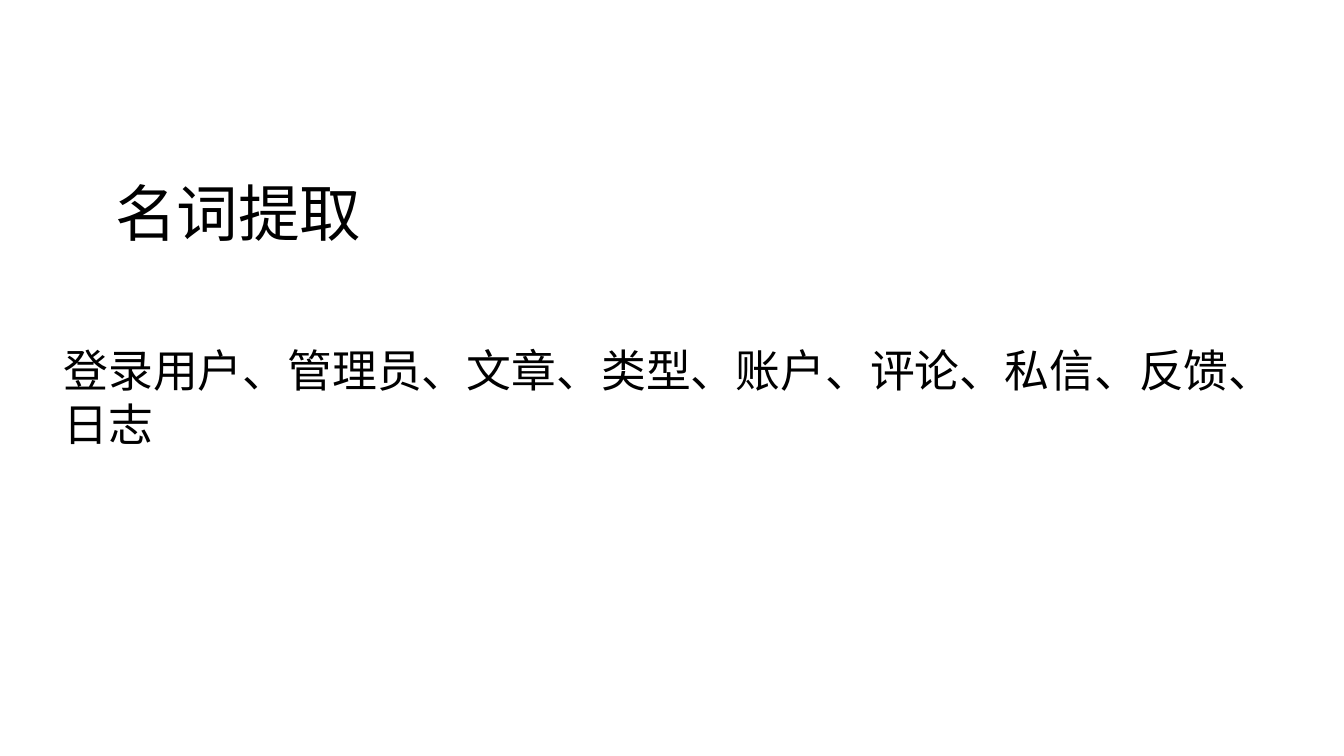
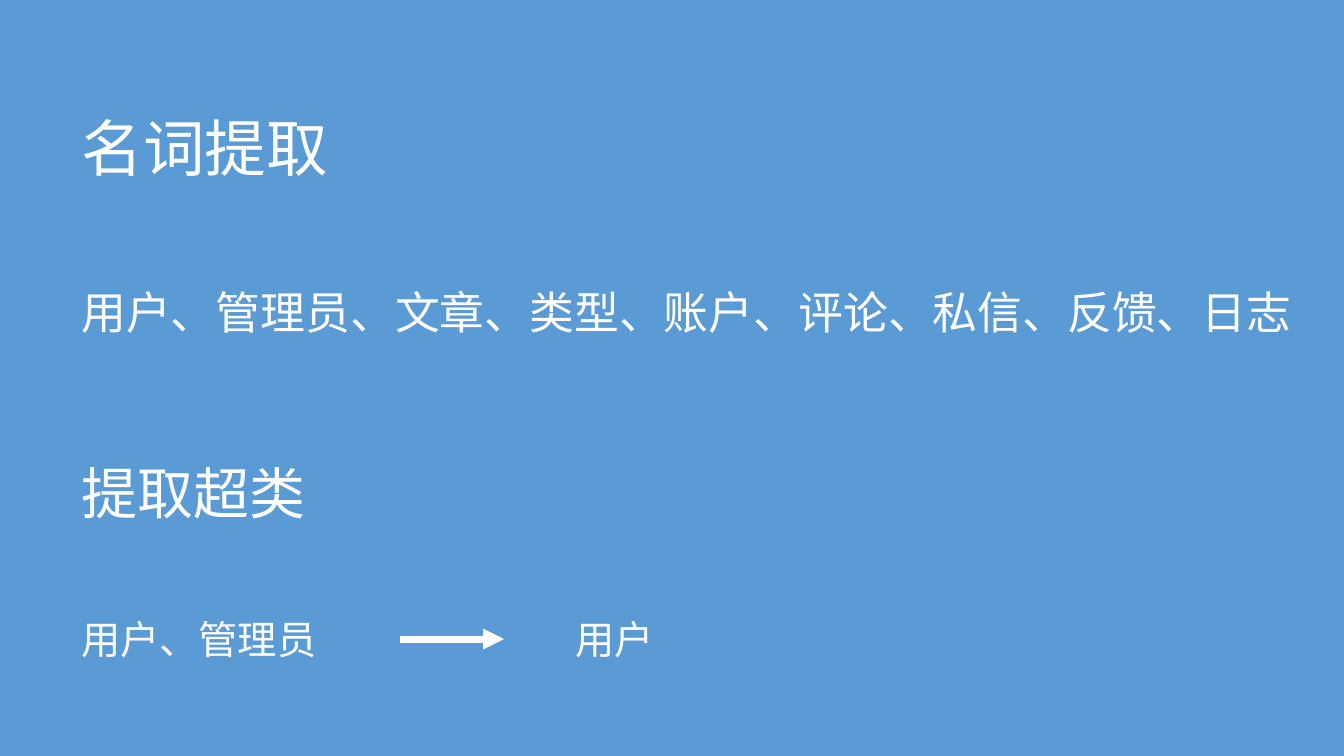
Before and after one commit to gitxiaowen/Docs, a slide deck: slide 5 of 类图迭代.pptx (slide 4 before the commit). Drawn at 1344x756 pixels with LibreOffice and Linux fonts; fonts in the diff are those of the drawing. Boxes give left, top, right and bottom in pixels: in the first picture for what was removed or moved away, otherwise in the second. Text is boxed around its words. In the diff, an @@ line names an element or a change of style, - is before the commit and + after.

```diff
--- a/类图迭代.pptx
+++ b/类图迭代.pptx
@@ background #FFFFFF to #5B9BD5 @@
@@ title "名词提取": place and size @@
-title "名词提取" at box(115, 184, 361, 241)
+title "名词提取" at box(81, 119, 327, 176)
@@ title "名词提取" at box(81, 119, 327, 176): font Calibri to Noto Sans CJK SC, text colour #000000 to #FFFFFF @@
@@ text at box(81, 291, 1291, 333): text changed; text colour #000000 to #FFFFFF @@
-登录用户、管理员、文章、类型、账户、评论、私信、反馈、日志
+用户、管理员、文章、类型、账户、评论、私信、反馈、日志
@@ text added at box(81, 467, 305, 519), 40 pt, text #FFFFFF @@
+提取超类
@@ text added at box(81, 621, 316, 657), 28 pt, text #FFFFFF @@
+用户、管理员
@@ arrow added from (318, 625) to (566, 639), #5B9BD5 0.5 pt @@
@@ text added at box(575, 621, 653, 657), 28 pt, text #FFFFFF @@
+用户
@@ arrow added from (400, 639) to (504, 639), #FFFFFF 5 pt @@
```
Also in this commit, not shown: 3 other slides changed, 4 slides added, 1 slide removed, 3 other files.
